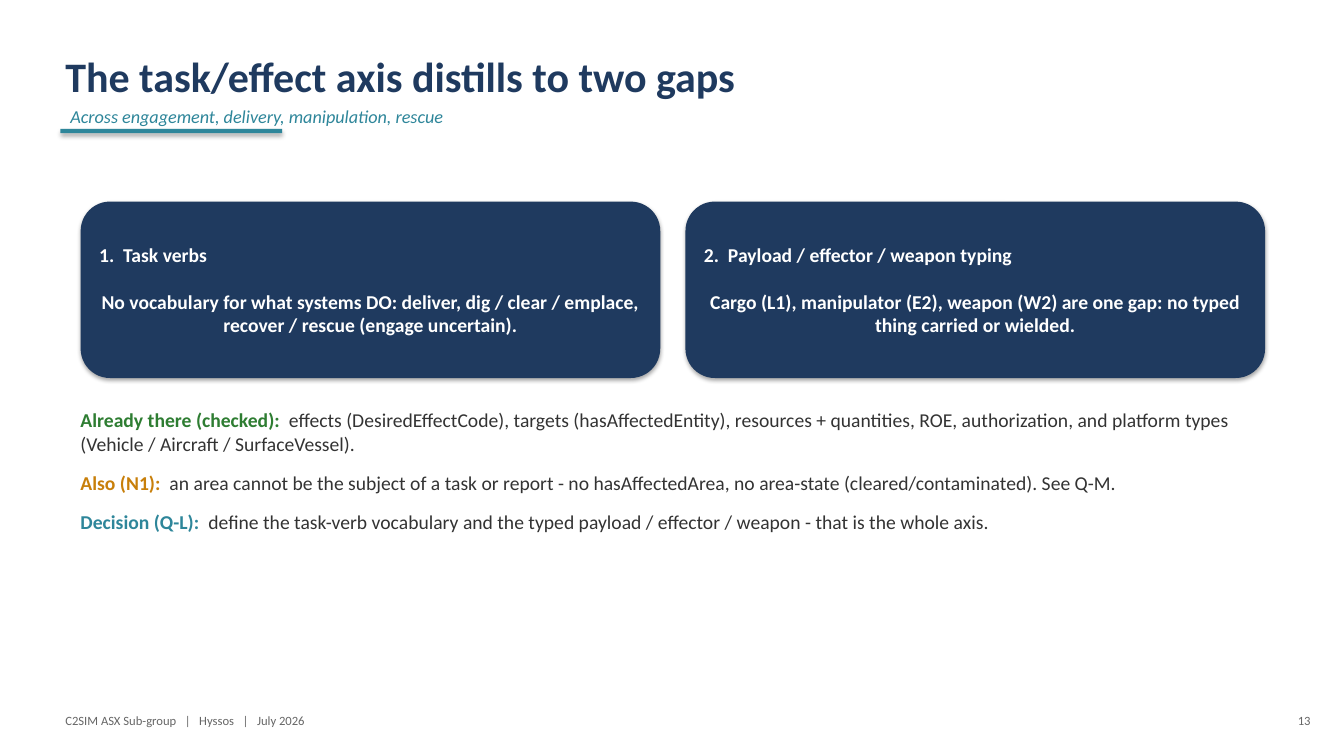
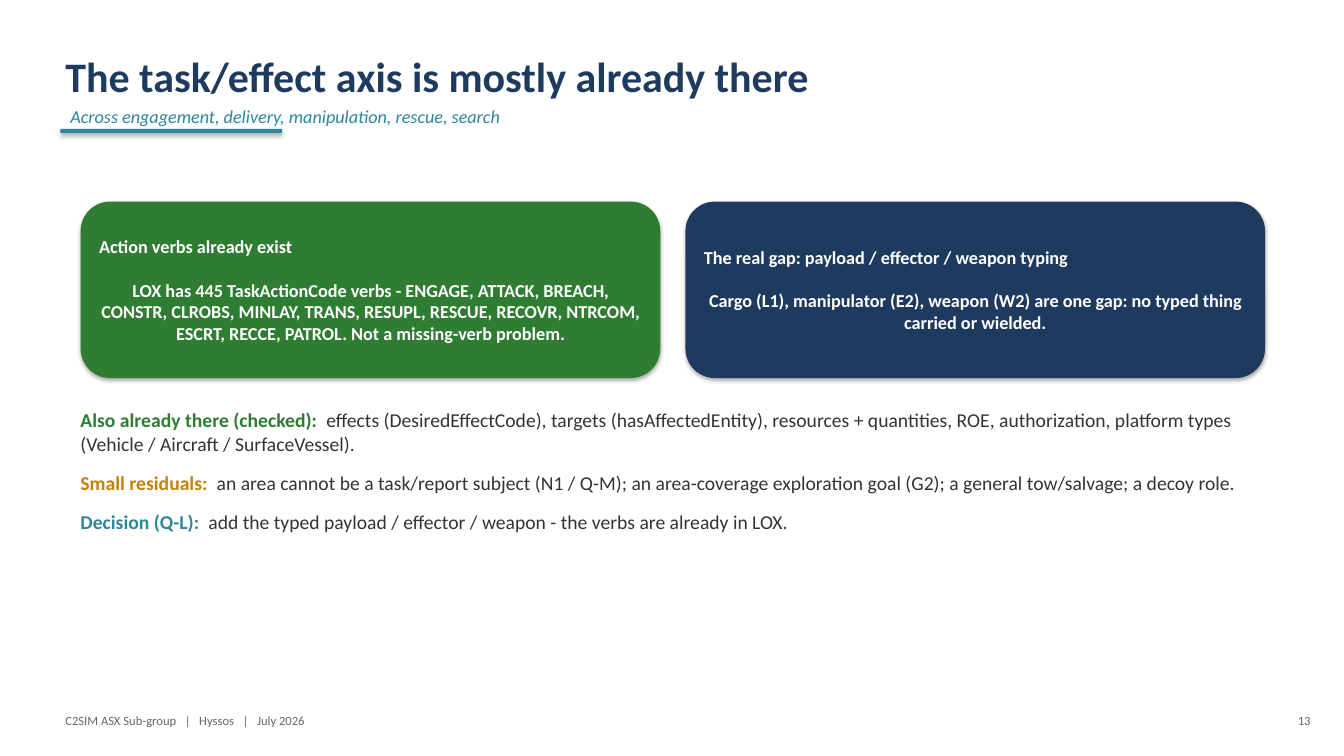
Before and after one commit to hyssostech/C2SIMArtifacts, a slide deck: slide 13 of Subgroups/ASX/InstantiationReview/ASX-Instantiation-Findings.pptx. Drawn at 1344x756 pixels with LibreOffice and Linux fonts; fonts in the diff are those of the drawing. Boxes give left, top, right and bottom in pixels: in the first picture for what was removed or moved away, otherwise in the second. Text is boxed around its words. In the diff, an @@ line names an element or a change of style, - is before the commit and + after.

```diff
--- a/Subgroups/ASX/InstantiationReview/ASX-Instantiation-Findings.pptx
+++ b/Subgroups/ASX/InstantiationReview/ASX-Instantiation-Findings.pptx
@@ text at box(65, 62, 809, 99): text changed @@
-The task/effect axis distills to two gaps
+The task/effect axis is mostly already there
@@ text at box(70, 110, 500, 126): text changed @@
-Across engagement, delivery, manipulation, rescue
+Across engagement, delivery, manipulation, rescue, search
@@ rounded rectangle "Action verbs already exist LOX ..." at box(81, 202, 660, 378): fill #1F3A5F to #2E7D32 @@
@@ text in rounded rectangle at box(99, 240, 639, 343): text changed; size 14 to 13 pt @@
-1. Task verbs
-No vocabulary for what systems DO: deliver, dig / clear / emplace, recover / rescue (engage uncertain).
+Action verbs already exist
+LOX has 445 TaskActionCode verbs - ENGAGE, ATTACK, BREACH, CONSTR, CLROBS, MINLAY, TRANS, RESUPL, RESCUE, RECOVR, NTRCOM, ESCRT, RECCE, PATROL. Not a missing-verb problem.
@@ text in rounded rectangle at box(704, 251, 1242, 329): text changed; size 14 to 13 pt @@
-2. Payload / effector / weapon typing
-Cargo (L1), manipulator (E2), weapon (W2) are one gap: no typed thing carried or wielded.
+The real gap: payload / effector / weapon typing
+Cargo (L1), manipulator (E2), weapon (W2) are one gap: no typed thing carried or wielded.
@@ text at box(80, 412, 1235, 532): text changed @@
-Already there (checked): effects (DesiredEffectCode), targets (hasAffectedEntity), resources + quantities, ROE, authorization, and platform types (Vehicle / Aircraft / SurfaceVessel).
-Also (N1): an area cannot be the subject of a task or report - no hasAffectedArea, no area-state (cleared/contaminated). See Q-M.
-Decision (Q-L): define the task-verb vocabulary and the typed payload / effector / weapon - that is the whole axis.
+Also already there (checked): effects (DesiredEffectCode), targets (hasAffectedEntity), resources + quantities, ROE, authorization, platform types (Vehicle / Aircraft / SurfaceVessel).
+Small residuals: an area cannot be a task/report subject (N1 / Q-M); an area-coverage exploration goal (G2); a general tow/salvage; a decoy role.
+Decision (Q-L): add the typed payload / effector / weapon - the verbs are already in LOX.
```
Also in this commit, not shown: 7 other slides changed, 14 other files.
